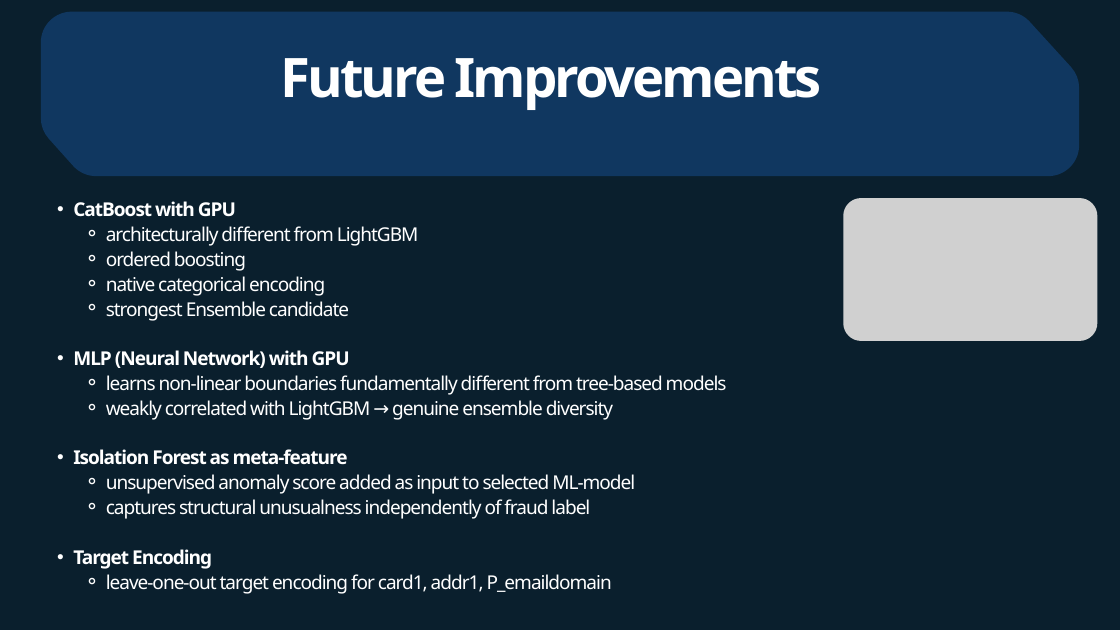
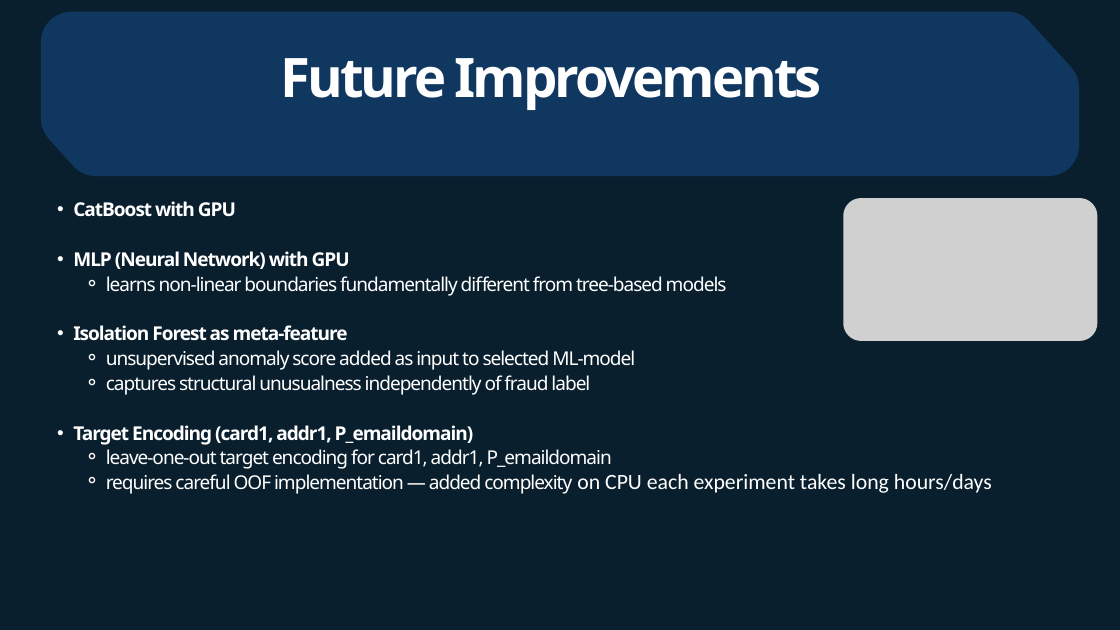
Before and after one commit to irishask/ML_Fraud_detection, a slide deck: slide 14 of IrenaSK- Fraud Detection -Final Project.pptx. Drawn at 1120x630 pixels with LibreOffice and Linux fonts; fonts in the diff are those of the drawing; grey boxes stand for pictures. Boxes give left, top, right and bottom in pixels: in the first picture for what was removed or moved away, otherwise in the second. Text is boxed around its words. In the diff, an @@ line names an element or a change of style, - is before the commit and + after.

```diff
--- a/IrenaSK- Fraud Detection -Final Project.pptx
+++ b/IrenaSK- Fraud Detection -Final Project.pptx
@@ text at (106, 226, 419, 321): paragraphs removed @@
-    ⚬ architecturally different from LightGBM
-    ⚬ ordered boosting
-    ⚬ native categorical encoding
-    ⚬ strongest Ensemble candidate
@@ text at (106, 400, 613, 420): paragraph removed @@
-    ⚬ weakly correlated with LightGBM → genuine ensemble diversity
@@ text at (73, 425, 474, 445): text changed @@
-  • Target Encoding
+  • Target Encoding (card1, addr1, P_emaildomain)
@@ text at (106, 474, 992, 494): paragraph added @@
+    ⚬ requires careful OOF implementation — added complexity on CPU each experiment takes long hours/days
```
Also in this commit, not shown: 8 other slides changed, 2 slides added, 2 slides removed.
